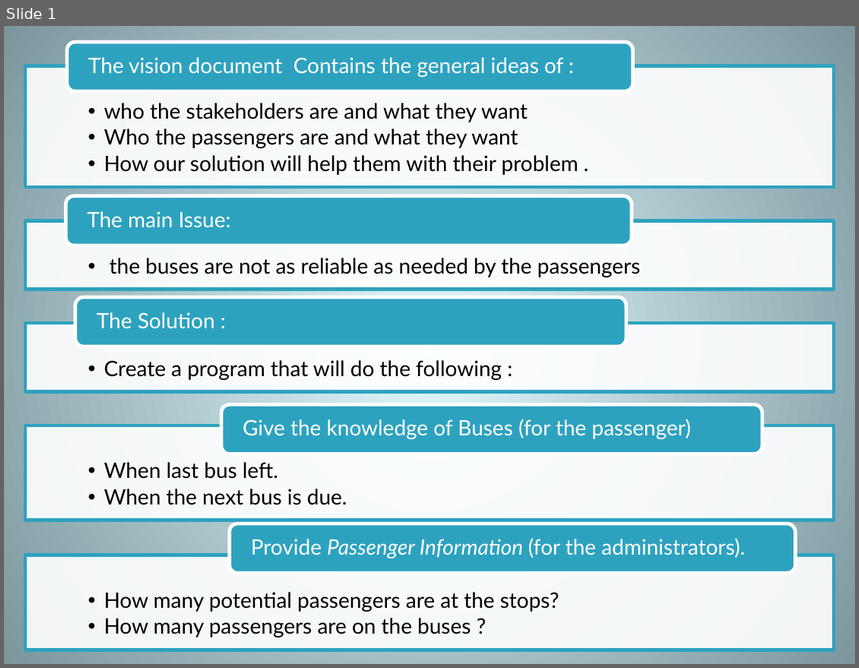
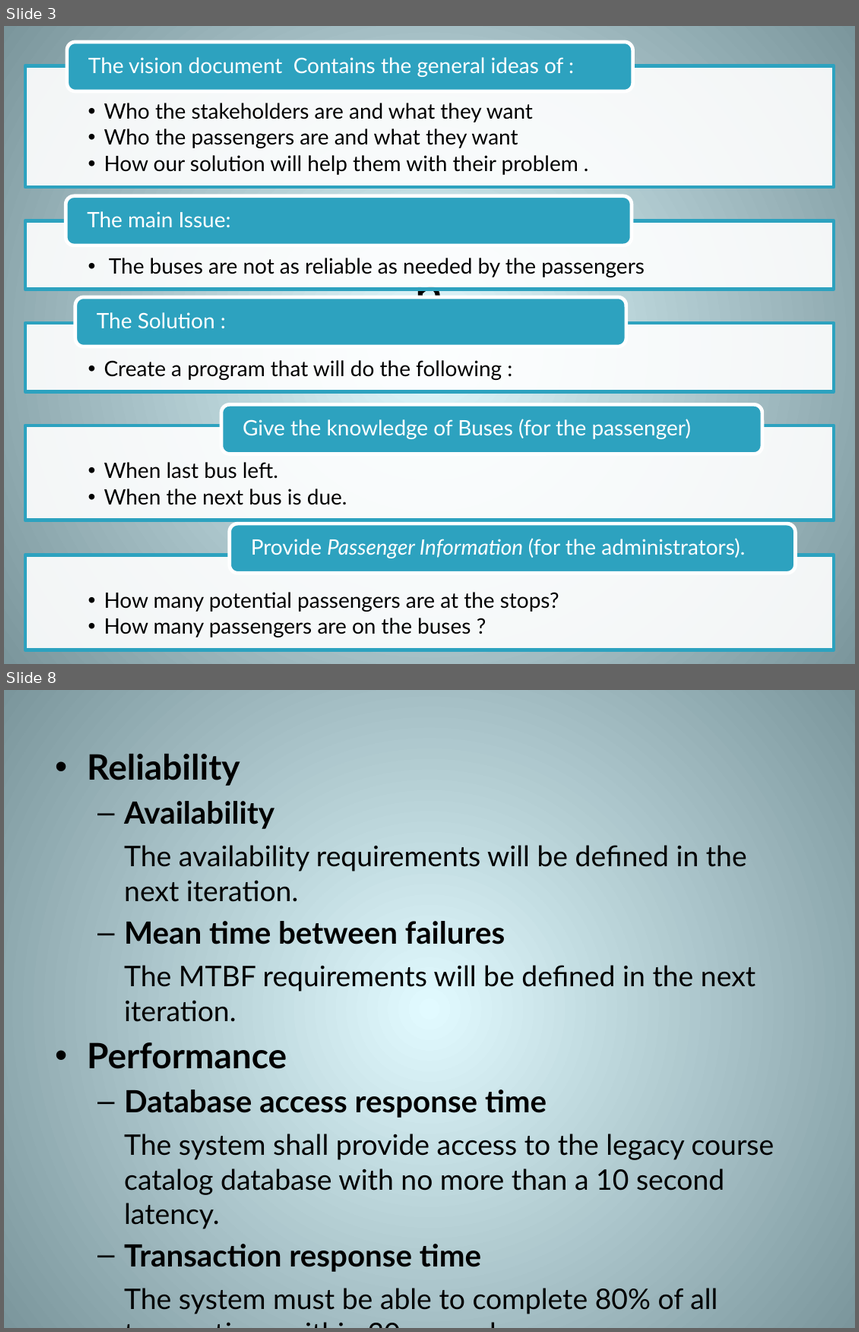
Before and after one commit to hjc/JagTrack, a slide deck: LCO_Brief_Placeholder/SEFornofCompiling1.pptx. Shown one above the other, each under a label of ours: slide 1 before the commit, slides 3 and 8 after it; the slides between them are not shown. The pictures are 859x668 and 859x1332 pixels, drawn with LibreOffice and Linux fonts; fonts in the diff are those of the drawing. Boxes give left, top, right and bottom in pixels: in the first picture for what was removed or moved away, otherwise in the second. Text is boxed around its words. In the diff, an @@ line names an element or a change of style, - is before the commit and + after.

```diff
--- a/LCO_Brief_Placeholder/SEFornofCompiling1.pptx
+++ b/LCO_Brief_Placeholder/SEFornofCompiling1.pptx
@@ slide 8 added at box(4, 690, 855, 1328), background gradient #E1FAFF to #7B969C @@
@@ text added at box(87, 754, 775, 1315), 24.1 pt, text #000000 @@
+• Reliability
+  – Availability
+  The availability requirements will be defined in the next iteration.
+  – Mean time between failures
+  The MTBF requirements will be defined in the next iteration.
+• Performance
+  – Database access response time
+  The system shall provide access to the legacy course catalog database with no more than a 10 second latency.
+  – Transaction response time
+  The system must be able to complete 80% of all transactions within 30 seconds.
@@ what was slide 1 is now slide 3 @@
@@ slide 3 changed as well @@
@@ text at box(104, 103, 533, 123): text changed @@
-  •• who the stakeholders are and what they want
+  •• Who the stakeholders are and what they want
@@ text at box(109, 258, 645, 278): text changed @@
-  •• the buses are not as reliable as needed by the passengers
+  •• The buses are not as reliable as needed by the passengers
@@ title added at box(415, 268, 444, 300), 44 pt, text #000000 @@
+n
```
Also in this commit, not shown: 19 other slides added, 5 other files.
